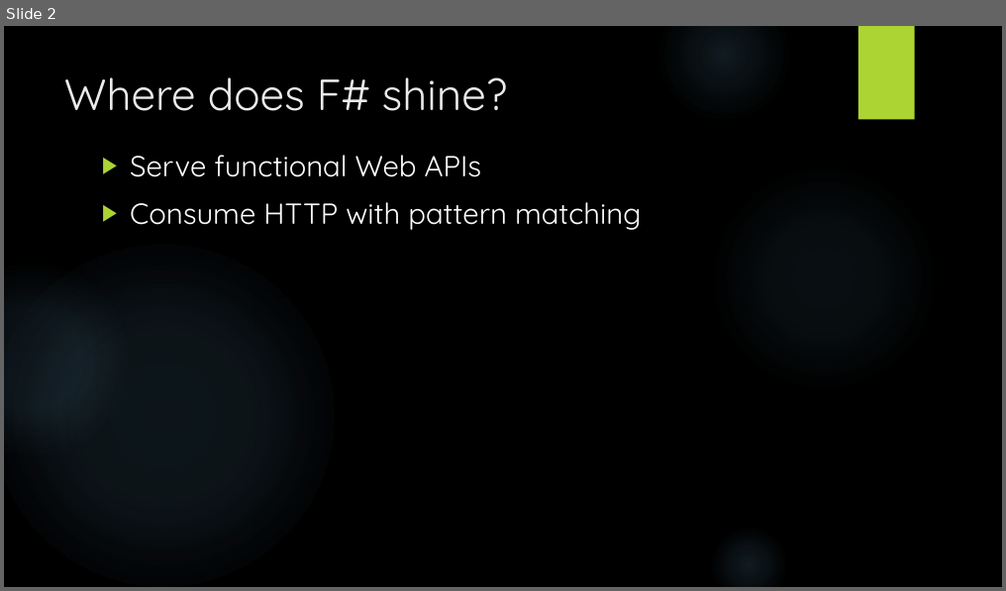
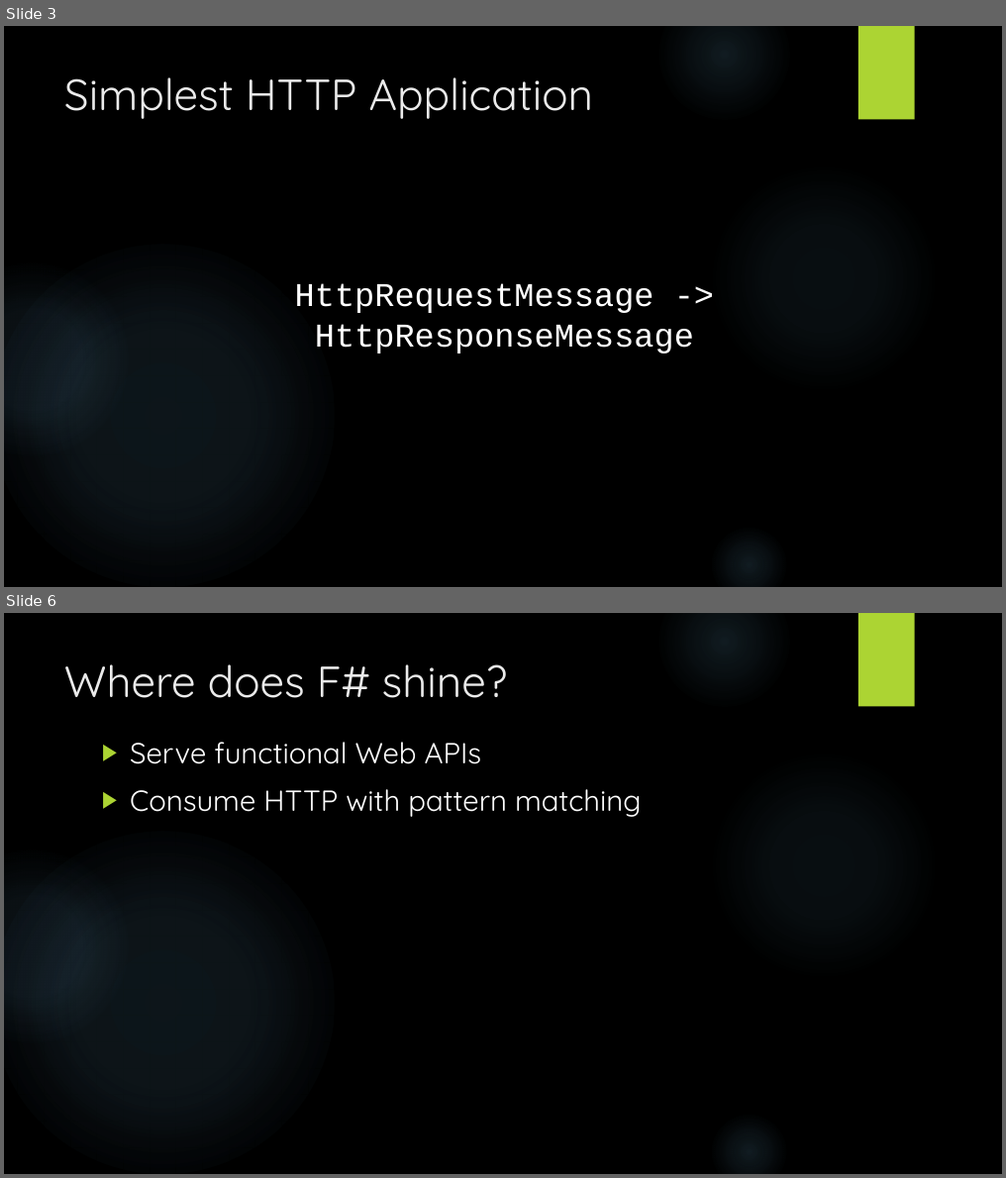
Before and after one commit to dmohl/FsOnTheWeb-Workshop, a slide deck: WebApi.pptx. Shown one above the other, each under a label of ours: slide 2 before the commit, slides 3 and 6 after it; the slides between them are not shown. The pictures are 1006x591 and 1006x1178 pixels, drawn with LibreOffice and Linux fonts; fonts in the diff are those of the drawing; background and template pictures are left out. Boxes give left, top, right and bottom in pixels: in the first picture for what was removed or moved away, otherwise in the second. Text is boxed around its words. In the diff, an @@ line names an element or a change of style, - is before the commit and + after.

```diff
--- a/WebApi.pptx
+++ b/WebApi.pptx
@@ slide 3 added at <box>4,26,1002,587</box>, background picture (left out); not listed: 6 template elements that a slide beside it also shows @@
@@ title added at <box>64,77,594,119</box>, 42 pt, text #EBEBEB @@
+Simplest HTTP Application
@@ text added at <box>295,283,694,354</box>, 32 pt, text #FFFFFF @@
+HttpRequestMessage -> HttpResponseMessage
@@ what was slide 2 is now slide 6 @@
```
Also in this commit, not shown: 3 slides changed, 3 other slides added, 5 other files.
